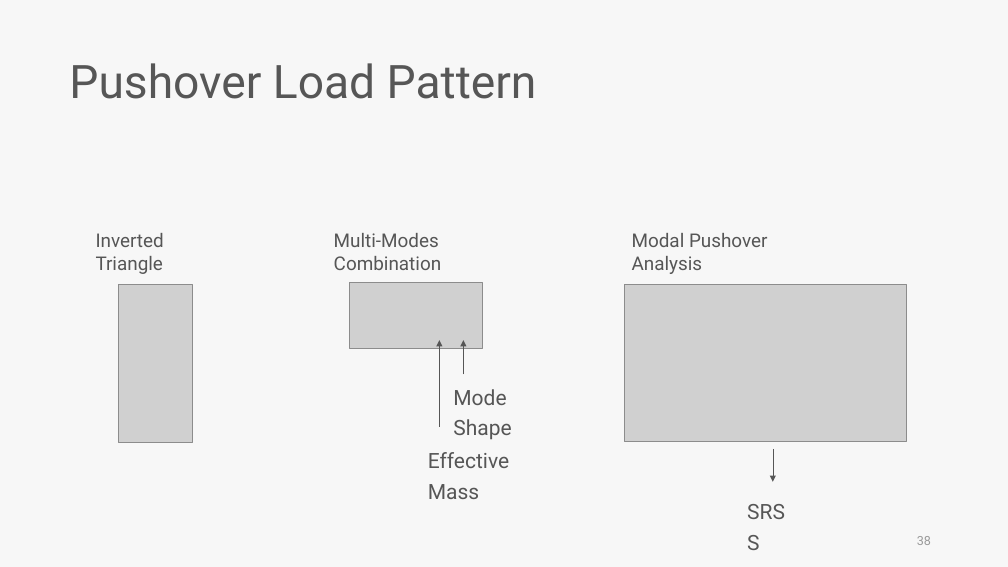
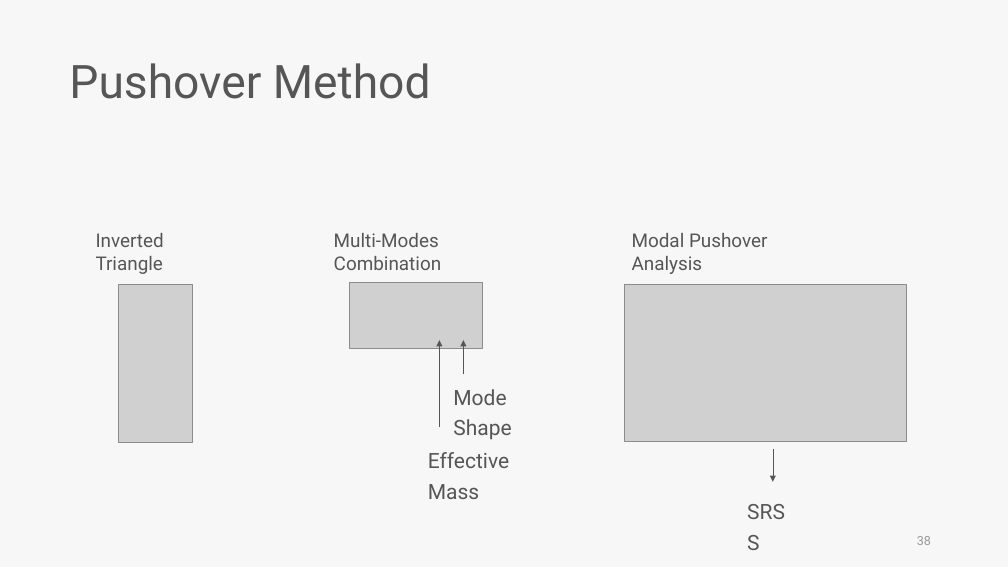
Before and after one commit to skyran1278/thesis, a slide deck: slide 38 of Meeting/20190523 Seminar/20190523 Seminar.pptx. Drawn at 1008x567 pixels with LibreOffice and Linux fonts; fonts in the diff are those of the drawing; grey boxes stand for pictures. Boxes give left, top, right and bottom in pixels: in the first picture for what was removed or moved away, otherwise in the second. Text is boxed around its words. In the diff, an @@ line names an element or a change of style, - is before the commit and + after.

```diff
--- a/Meeting/20190523 Seminar/20190523 Seminar.pptx
+++ b/Meeting/20190523 Seminar/20190523 Seminar.pptx
@@ text at [69, 63, 431, 99]: text changed @@
-Pushover Load Pattern
+Pushover Method
```
Also in this commit, not shown: 3 other slides changed, 3 other files.
